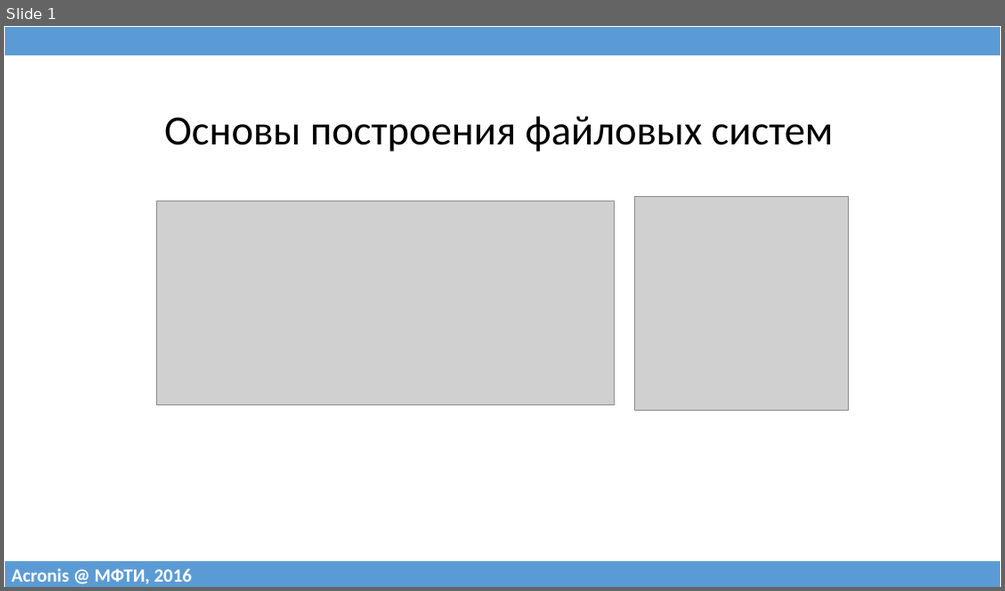
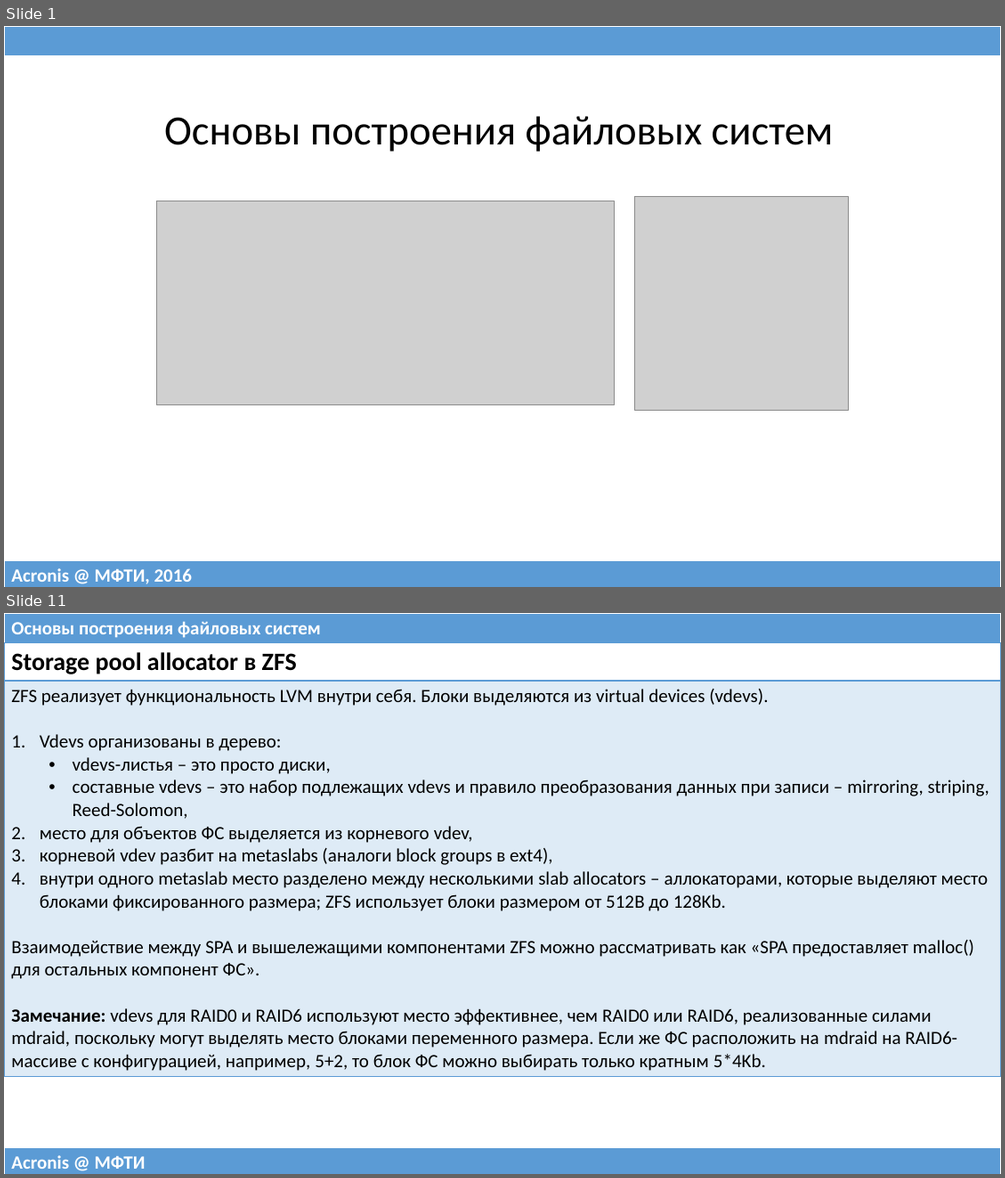
Before and after one commit to 75cc8545e7b021ed280ed0ef99fc7fc4/filesystems-101, a slide deck: talks/src/class09.pptx. Shown one above the other, each under a label of ours: slide 1 before the commit, slides 1 and 11 after it; the slides between them are not shown. The pictures are 1005x591 and 1005x1178 pixels, drawn with LibreOffice and Linux fonts; fonts in the diff are those of the drawing; grey boxes stand for pictures. Boxes give left, top, right and bottom in pixels: in the first picture for what was removed or moved away, otherwise in the second. Text is boxed around its words. In the diff, an @@ line names an element or a change of style, - is before the commit and + after.

```diff
--- a/talks/src/class09.pptx
+++ b/talks/src/class09.pptx
@@ slide 11 added at (x1=4, y1=613, x2=1001, y2=1174), background #FFFFFF @@
@@ table added at (x1=4, y1=613, x2=1001, y2=643), 1 rows, 1 columns @@
+Основы построения файловых систем
@@ table added at (x1=4, y1=643, x2=1001, y2=1074), 2 rows, 1 columns @@
+Storage pool allocator в ZFS
+ZFS реализует функциональность LVM внутри себя. Блоки выделяются из virtual devices (vdevs). / Vdevs организованы в дерево: / vdevs-листья – это просто диски, / составные vdevs – это набор подлежащих vdevs и правило преобразования данных при записи – mirroring, striping, Reed-Solomon, / место для объектов ФС выделяется из корневого vdev, / корневой vdev разбит на metaslabs (аналоги block groups в ext4), / внутри одного metaslab место разделено между несколькими slab allocators – аллокаторами, которые выделяют место блоками фиксированного размера; ZFS использует блоки размером от 512B до 128Kb. / Взаимодействие между SPA и вышележащими компонентами ZFS можно рассматривать как «SPA предоставляет malloc() для остальных компонент ФС». / Замечание: vdevs для RAID0 и RAID6 используют место эффективнее, чем RAID0 или RAID6, реализованные силами mdraid, поскольку могут выделять место блоками переменного размера. Если же ФС расположить на mdraid на RAID6-массиве с конфигурацией, например, 5+2, то блок ФС можно выбирать только кратным 5*4Kb.
@@ table added at (x1=4, y1=1147, x2=1001, y2=1174), 1 rows, 1 columns @@
+Acronis @ МФТИ
```
Also in this commit, not shown: 5 slides changed, 13 other slides added, 18 slides removed, 1 other file.
